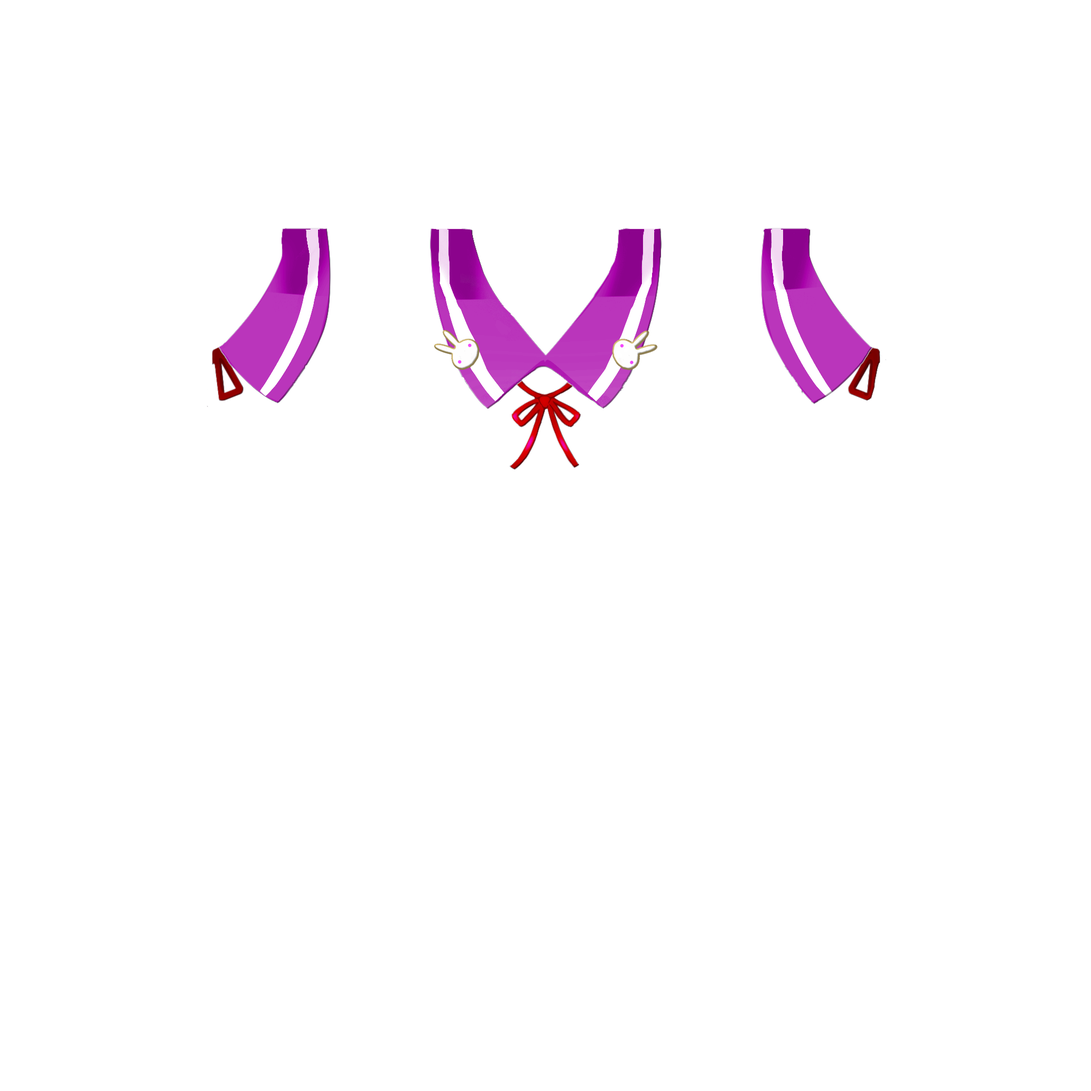
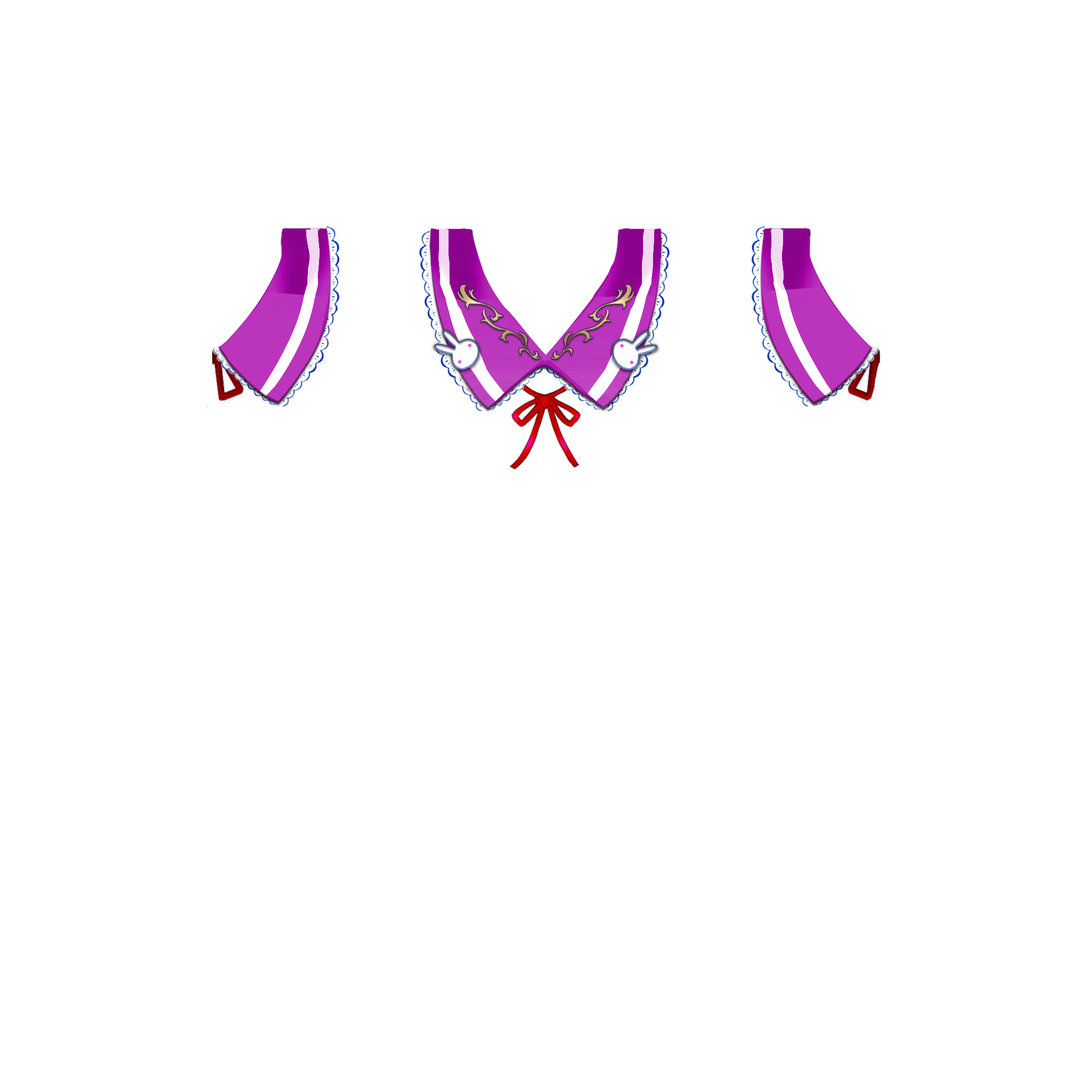
Revision of a layered w=1091, h=1091 image; what changed, layer by layer:
added layer "gold outline copy" above "gold outline" over <box>551,284,637,361</box>
added layer "gold outline" above "Layer 2" over <box>456,284,542,361</box>
painted on "Layer 2" over <box>509,377,582,471</box>
added layer "lace" above "lace original" over <box>212,225,879,413</box>
moved "ribbon" above "Layer 1" over <box>206,346,887,471</box>
